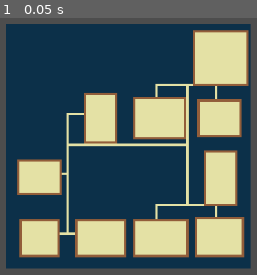
Above: before the commit, frame 1.
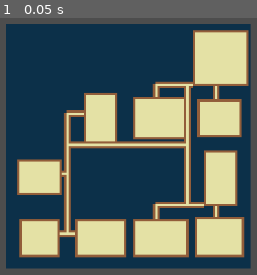
Above: after the commit, the same moment.

Repository: Shiftersout/gp-roguelite
Game: Godot game, scene res://Scenes/debugscn.tscn
The game is run twice, just before and just after one commit, with the same random seed, the same clock (stepped at 60 frames per second) and the same inputs. This scene is started directly instead of the project's main scene.
Inputs:
- Up to frame 1 (0.05 s): no input

The runs differ from the first frame. In frame 1, 3.7% of the frame differs, in the area x 22-86%, y 24-86%.

Commit message:
Added walls to paths

Diff:
--- a/Scenes/debugscn.tscn
+++ b/Scenes/debugscn.tscn
@@ -12,4 +12,5 @@
 map_w = 110
 map_h = 110
 min_room_size = 16
+room_amount = 10
 min_room_factor = 0.5
--- a/Scripts/pcgbsp.gd
+++ b/Scripts/pcgbsp.gd
@@ -38,6 +38,7 @@
 	create_rooms()
 	join_rooms()
 	clear_deadends()
+	add_walls()
 
 ## Fills the entire map with roof tiles.
 func fill_roof():
@@ -199,16 +200,31 @@
 		for cell in get_used_cells(0):
 			if get_cell_atlas_coords(0, cell) != GROUND: continue
 
-			if check_direct_neighbours(cell.x, cell.y) == 3:
+			if check_direct_neighbours(cell.x, cell.y, ROOF) == 3:
 				set_cell(0, cell, 1, ROOF)
 				is_done = false
 
+## Adds walls to the paths
+func add_walls():
+	for cell in get_used_cells(0):
+		if get_cell_atlas_coords(0, cell) != GROUND: continue
+
+		var up = Vector2i(cell.x, cell.y-1)
+		var down = Vector2i(cell.x, cell.y+1)
+		var left = Vector2i(cell.x-1, cell.y)
+		var right = Vector2i(cell.x+1, cell.y)
+
+		if get_cell_atlas_coords(0, up) == ROOF: set_cell(0, up, 1, WALL)
+		if get_cell_atlas_coords(0, down) == ROOF: set_cell(0, down, 1, WALL)
+		if get_cell_atlas_coords(0, left) == ROOF: set_cell(0, left, 1, WALL)
+		if get_cell_atlas_coords(0, right) == ROOF: set_cell(0, right, 1, WALL)
+
 ## Returns how many neighbours are roof tiles. No diagonals.
-func check_direct_neighbours(x, y):
+func check_direct_neighbours(x, y, cell_type):
 	var count = 0
 
-	if get_cell_atlas_coords(0, Vector2i(x, y-1)) == ROOF: count+=1
-	if get_cell_atlas_coords(0, Vector2i(x, y+1)) == ROOF: count+=1
-	if get_cell_atlas_coords(0, Vector2i(x-1, y)) == ROOF: count+=1
-	if get_cell_atlas_coords(0, Vector2i(x+1, y)) == ROOF: count+=1
+	if get_cell_atlas_coords(0, Vector2i(x, y-1)) == cell_type: count+=1
+	if get_cell_atlas_coords(0, Vector2i(x, y+1)) == cell_type: count+=1
+	if get_cell_atlas_coords(0, Vector2i(x-1, y)) == cell_type: count+=1
+	if get_cell_atlas_coords(0, Vector2i(x+1, y)) == cell_type: count+=1
 	return count
